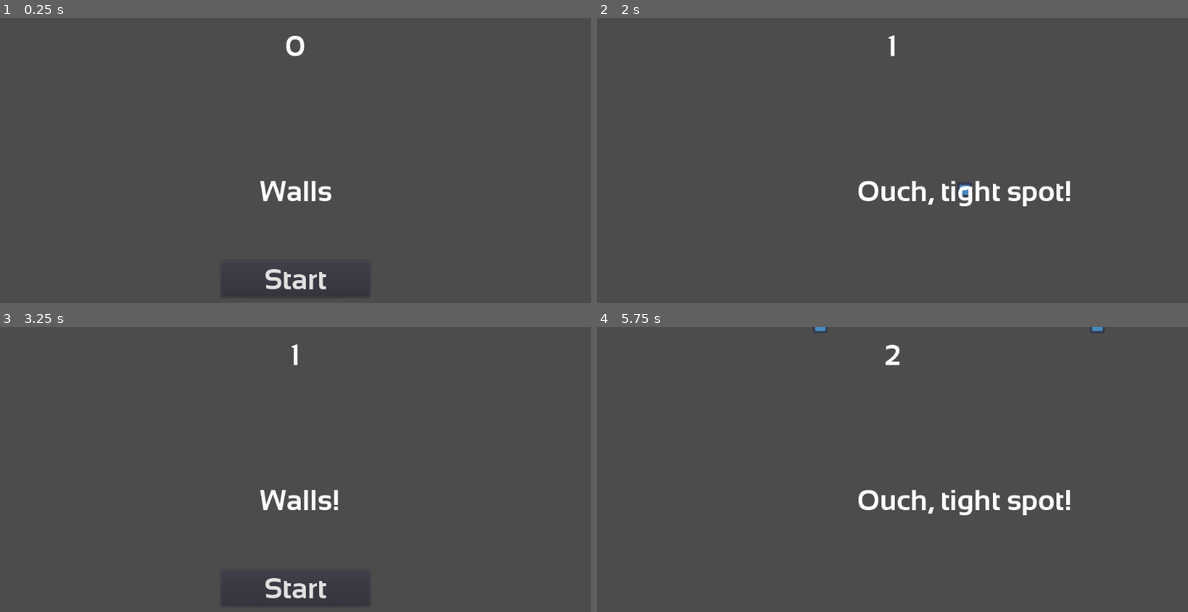
Above: before the commit, frames 1-4 (two rows, left to right).
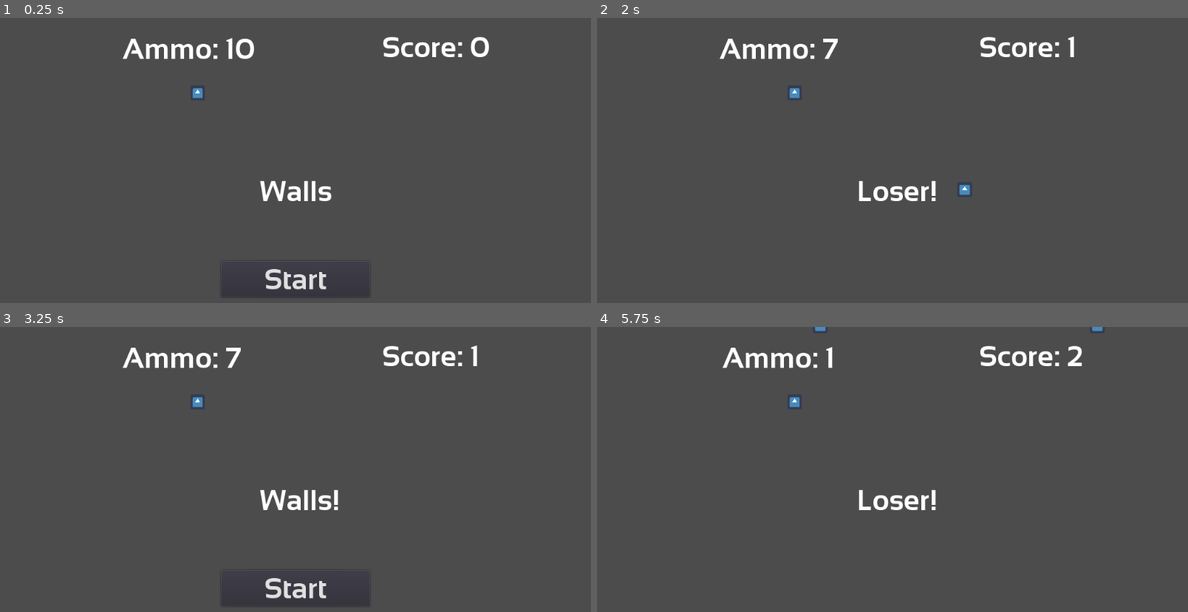
Above: after the commit, the same moments.

Repository: PerHenrikS/LudumDare42
Game: Godot game, scene res://Main.tscn
The game is run twice, just before and just after one commit, with the same random seed, the same clock (stepped at 60 frames per second) and the same inputs. The engine's default icon, where the game draws it, is replaced by a stand-in: a white triangle on a blue panel in a dark square.
Inputs (mouse positions are in pixels of both pictures, inside the frame that each line leads up to):
- Up to frame 1 (0.25 s): no input
- Up to frame 2 (2 s): click "Start" at 0.5 s; move the mouse to (1022, 174) at 1.27 s; hold Right (ui_right) from 1.28 s (still down); tap Space (ui_select) at 1.35, 1.52, 1.82 s
- Up to frame 3 (3.25 s): move the mouse to (177, 517) at 2.02 s; release Right (ui_right) at 2.03 s; hold Down (ui_down) 2.03-2.78 s; tap Space (ui_select) at 2.1, 2.27, 2.57, 2.85 s; tap Enter at 2.75 s; move the mouse to (354, 423) at 2.77 s; hold Right (ui_right) from 2.78 s (still down)
- Up to frame 4 (5.75 s): release Right (ui_right) at 3.5 s; click "Start" at 3.5 s; move the mouse to (862, 569) at 4.27 s; hold Up (ui_up) 4.28-5.03 s; tap Space (ui_select) at 4.35, 4.52, 4.82, 5.1, 5.27, 5.57 s; move the mouse to (1069, 552) at 5.02 s; hold Left (ui_left) from 5.03 s (still down)

The runs differ from the first frame. In frame 1, 1.4% of the frame differs, in the area x 20-83%, y 6-29%; in frame 2, 2.4%; in frame 3, 1.2%; in frame 4, 2.4%, in the area x 21-83%, y 6-67%.

Commit message:
Ammo collectable

Diff:
--- /dev/null
+++ b/Area2D.gd
@@ -0,0 +1,6 @@
+extends Area2D
+
+func _on_Collectable_area_entered(col):
+	if col.get_name() == "Player":
+		col.ammo()
+		queue_free()
--- /dev/null
+++ b/Collectable.tscn
@@ -0,0 +1,35 @@
+[gd_scene load_steps=4 format=2]
+
+[ext_resource path="res://Area2D.gd" type="Script" id=1]
+[ext_resource path="res://assets/icon.png" type="Texture" id=2]
+
+[sub_resource type="RectangleShape2D" id=1]
+
+custom_solver_bias = 0.0
+extents = Vector2( 62.2349, 62.5692 )
+
+[node name="Collectable" type="Area2D" index="0"]
+
+scale = Vector2( 0.2, 0.2 )
+input_pickable = true
+gravity_vec = Vector2( 0, 1 )
+gravity = 98.0
+linear_damp = 0.1
+angular_damp = 1.0
+audio_bus_override = false
+audio_bus_name = "Master"
+script = ExtResource( 1 )
+_sections_unfolded = [ "Collision", "Transform" ]
+__meta__ = {
+"_edit_group_": true
+}
+
+[node name="Sprite" type="Sprite" parent="." index="0"]
+
+texture = ExtResource( 2 )
+
+[node name="CollisionShape2D" type="CollisionShape2D" parent="." index="1"]
+
+shape = SubResource( 1 )
+
+[connection signal="area_entered" from="." to="." method="_on_Collectable_area_entered"]
--- a/Main.gd
+++ b/Main.gd
@@ -31,3 +31,6 @@
 
 func _on_Player_dead():
 	game_over()
+
+func _on_Player_ammo_display():
+	$HUD.update_ammo($Player.ammo)
--- a/Main.tscn
+++ b/Main.tscn
@@ -1,11 +1,12 @@
-[gd_scene load_steps=5 format=2]
+[gd_scene load_steps=6 format=2]
 
 [ext_resource path="res://Main.gd" type="Script" id=1]
 [ext_resource path="res://UI.tscn" type="PackedScene" id=2]
 [ext_resource path="res://Player.tscn" type="PackedScene" id=3]
 [ext_resource path="res://Wall.tscn" type="PackedScene" id=4]
+[ext_resource path="res://Collectable.tscn" type="PackedScene" id=5]
 
-[node name="Main" type="Node2D" index="0"]
+[node name="Main" type="Node2D"]
 
 script = ExtResource( 1 )
 
@@ -37,8 +38,14 @@
 
 position = Vector2( -115.019, 282.709 )
 
+[node name="Collectable" parent="." index="6" instance=ExtResource( 5 )]
+
+position = Vector2( 342.357, 130.244 )
+
 [connection signal="start_game" from="HUD" to="." method="new_game"]
 
 [connection signal="timeout" from="ScoreTimer" to="." method="_on_ScoreTimer_timeout"]
 
+[connection signal="ammo_display" from="Player" to="." method="_on_Player_ammo_display"]
+
 [connection signal="dead" from="Player" to="." method="_on_Player_dead"]
--- a/Player.gd
+++ b/Player.gd
@@ -1,5 +1,6 @@
 extends Area2D
 
+signal ammo_display
 signal dead
 
 #Export allows to be edited in Inspector
@@ -8,10 +9,12 @@
 var projectile = preload("res://Projectile.tscn")
 onready var fire_position = get_node("Position2D")
 var started = false
+var ammo = 10
 
 var dir = 1
 
 func _ready():
+	emit_signal("ammo_display")
 	screensize = get_viewport_rect().size
 	hide()
 
@@ -44,11 +47,14 @@
 				fire_position.position.x = 45
 				dir = 1
 
-			var obj = projectile.instance()
-			obj.position = Vector2(fire_position.get_global_position())
-			obj.start(dir)
+			if ammo > 0:
+				var obj = projectile.instance()
+				obj.position = Vector2(fire_position.get_global_position())
+				obj.start(dir)
 
-			get_parent().add_child(obj)
+				get_parent().add_child(obj)
+				ammo -= 1
+				emit_signal("ammo_display")
 
 		if velocity.length() > 0:
 			velocity = velocity.normalized() * speed
@@ -65,7 +71,9 @@
 			$AnimatedSprite.flip_v = false
 			$AnimatedSprite.flip_h = velocity.x < 0
 
-
+func ammo():
+	ammo += 1
+	emit_signal("ammo_display")
 
 func _on_Player_body_entered(body):
 	if body.collision_layer == 3:
--- a/UI.gd
+++ b/UI.gd
@@ -8,14 +8,17 @@
 	$MessageTimer.start()
 
 func show_game_over():
-	show_message("Ouch, tight spot!")
+	show_message("Loser!")
 	yield($MessageTimer, "timeout")
 	$StartButton.show()
 	$MessageLabel.text = "Walls!"
 	$MessageLabel.show()
 
+func update_ammo(ammo):
+	$AmmoLabel.text = "Ammo: " + str(ammo)
+
 func update_score(score):
-	$ScoreLabel.text = str(score)
+	$ScoreLabel.text = "Score: " + str(score)
 
 func _on_StartButton_pressed():
 	$StartButton.hide()
--- a/UI.tscn
+++ b/UI.tscn
@@ -40,10 +40,10 @@
 anchor_top = 0.0
 anchor_right = 0.5
 anchor_bottom = 0.0
-margin_left = -60.0
-margin_top = 20.0
-margin_right = 60.0
-margin_bottom = 157.0
+margin_left = 150.0
+margin_top = 22.0
+margin_right = 270.0
+margin_bottom = 159.0
 rect_pivot_offset = Vector2( 0, 0 )
 rect_clip_content = false
 mouse_filter = 2
@@ -51,14 +51,38 @@
 size_flags_horizontal = 1
 size_flags_vertical = 4
 custom_fonts/font = SubResource( 1 )
-text = "0"
+text = "Score: 0"
 align = 1
 percent_visible = 1.0
 lines_skipped = 0
 max_lines_visible = -1
 _sections_unfolded = [ "Margin", "custom_fonts" ]
 
-[node name="MessageLabel" type="Label" parent="." index="1"]
+[node name="AmmoLabel" type="Label" parent="." index="1"]
+
+anchor_left = 0.5
+anchor_top = 0.0
+anchor_right = 0.5
+anchor_bottom = 0.0
+margin_left = -300.0
+margin_top = 25.0
+margin_right = -94.0
+margin_bottom = 88.0
+rect_pivot_offset = Vector2( 0, 0 )
+rect_clip_content = false
+mouse_filter = 2
+mouse_default_cursor_shape = 0
+size_flags_horizontal = 1
+size_flags_vertical = 4
+custom_fonts/font = SubResource( 1 )
+text = "Ammo: 5"
+align = 1
+percent_visible = 1.0
+lines_skipped = 0
+max_lines_visible = -1
+_sections_unfolded = [ "Margin", "custom_fonts" ]
+
+[node name="MessageLabel" type="Label" parent="." index="2"]
 
 anchor_left = 0.5
 anchor_top = 0.5
@@ -81,7 +105,7 @@
 max_lines_visible = -1
 _sections_unfolded = [ "custom_colors", "custom_fonts" ]
 
-[node name="StartButton" type="Button" parent="." index="2"]
+[node name="StartButton" type="Button" parent="." index="3"]
 
 anchor_left = 0.5
 anchor_top = 1.0
@@ -107,7 +131,7 @@
 flat = false
 align = 1
 
-[node name="MessageTimer" type="Timer" parent="." index="3"]
+[node name="MessageTimer" type="Timer" parent="." index="4"]
 
 process_mode = 1
 wait_time = 1.0
